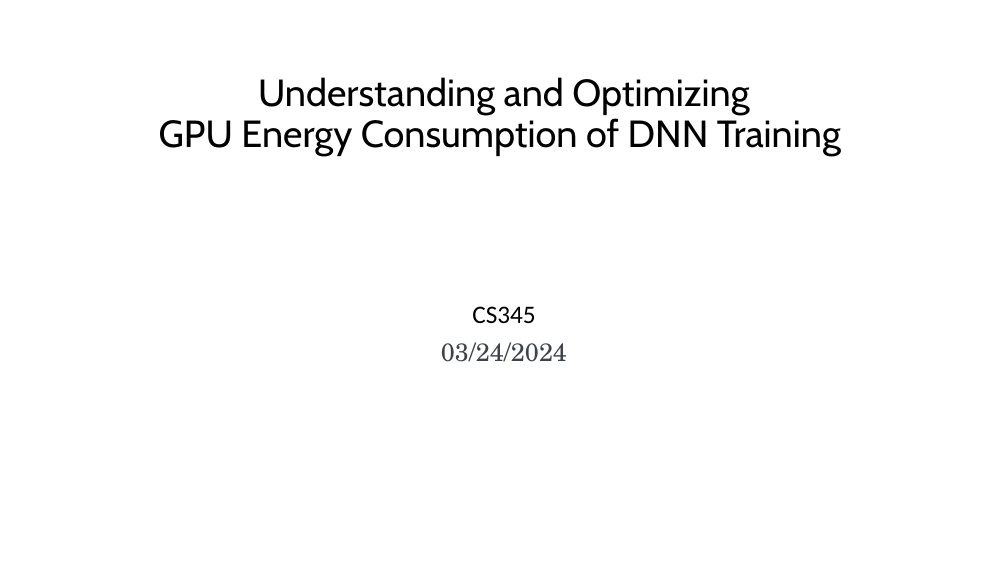
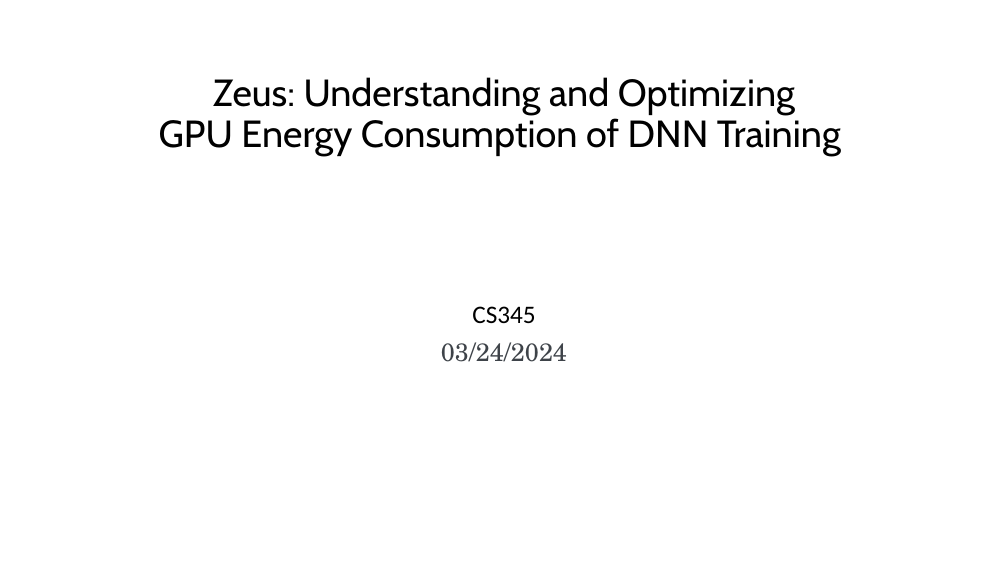
Before and after one commit to LukeLIN-web/CS345, a slide deck: slide 1 of paperview/zeuspresentation.pptx. Drawn at 1008x567 pixels with LibreOffice and Linux fonts; fonts in the diff are those of the drawing. Boxes give left, top, right and bottom in pixels: in the first picture for what was removed or moved away, otherwise in the second. Text is boxed around its words. In the diff, an @@ line names an element or a change of style, - is before the commit and + after.

```diff
--- a/paperview/zeuspresentation.pptx
+++ b/paperview/zeuspresentation.pptx
@@ title at (159, 77, 841, 156): text changed @@
-Understanding and Optimizing
-GPU Energy Consumption of DNN Training
+Zeus: Understanding and Optimizing
+GPU Energy Consumption of DNN Training
```
Also in this commit, not shown: 16 other slides changed, 17 slides added, 6 slides removed, 8 other files.
